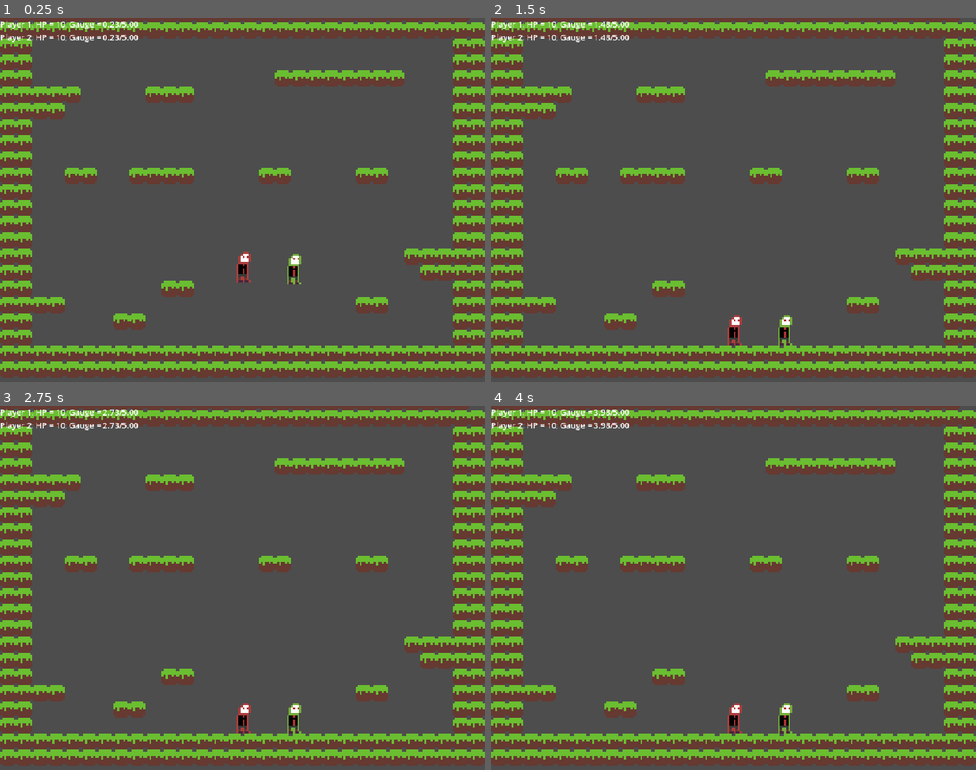
Above: before the commit, frames 1-4 (two rows, left to right).
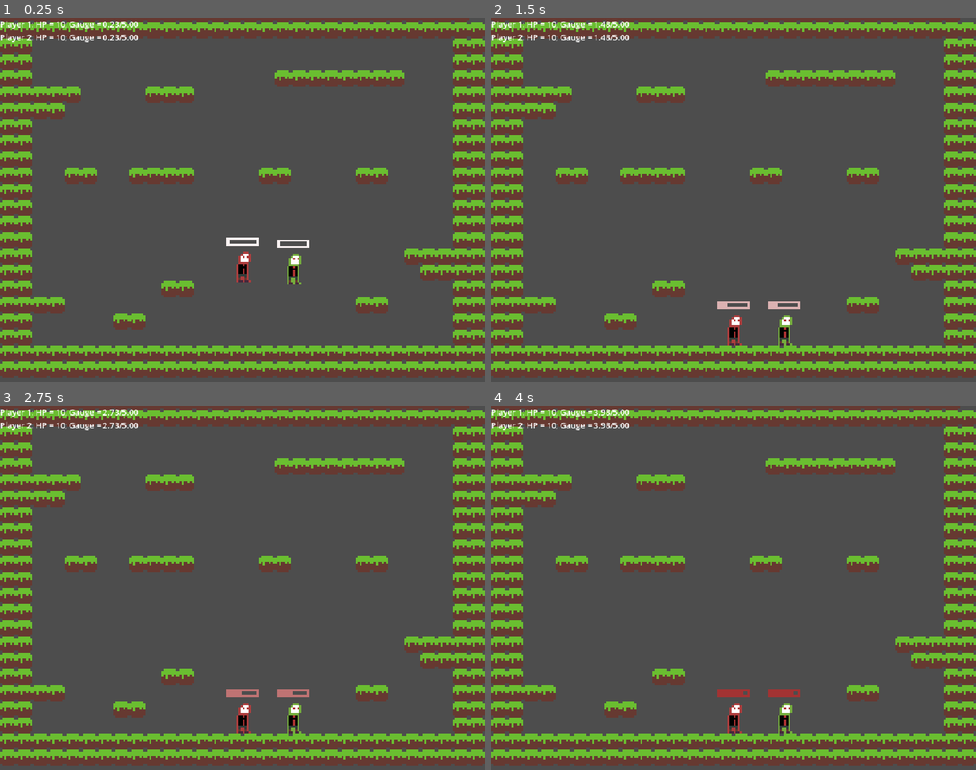
Above: after the commit, the same moments.

Repository: grandeisa/livre-2026
Game: Godot game, scene res://scenes/test_level.tscn
The game is run twice, just before and just after one commit, with the same random seed, the same clock (stepped at 60 frames per second) and the same inputs.
Inputs:
- Up to frame 1 (0.25 s): no input
- Up to frame 2 (1.5 s): no input
- Up to frame 3 (2.75 s): no input
- Up to frame 4 (4 s): no input

The runs differ from the first frame. In frame 1, 0.2% of the frame differs, in the area x 46-64%, y 60-64%; in frame 2, 0.2%; in frame 3, 0.2%; in frame 4, 0.3%, in the area x 46-64%, y 77-80%.

Commit message:
Add gauge bar

Diff:
--- a/src/scenes/player.tscn
+++ b/src/scenes/player.tscn
@@ -9,6 +9,8 @@
 [ext_resource type="Script" uid="uid://c0hquewilxg6q" path="res://scripts/player-states/knockback.gd" id="6_smehm"]
 [ext_resource type="Texture2D" uid="uid://dfryj6u241ovf" path="res://sprites/placeholder-heal.png" id="7_fjrip"]
 [ext_resource type="Script" uid="uid://bg7n3jrbe0ptb" path="res://scripts/player_heal.gd" id="7_smehm"]
+[ext_resource type="Texture2D" uid="uid://cwrfepatlo2v2" path="res://sprites/placeholder-bar.png" id="10_d2wvv"]
+[ext_resource type="Texture2D" uid="uid://c6mo07swkcbmg" path="res://sprites/placeholder-bar-content.png" id="11_3v2ag"]
 
 [sub_resource type="CapsuleShape2D" id="CapsuleShape2D_7r5hg"]
 radius = 2.0
@@ -22,11 +24,12 @@
 [sub_resource type="RectangleShape2D" id="RectangleShape2D_7r5hg"]
 size = Vector2(32, 12)
 
-[node name="Player" type="CharacterBody2D" unique_id=1457206436 node_paths=PackedStringArray("heal_hitbox", "foot", "aim_origin")]
+[node name="Player" type="CharacterBody2D" unique_id=1457206436 node_paths=PackedStringArray("heal_hitbox", "foot", "aim_origin", "atk_gauge_bar")]
 script = ExtResource("1_tuyoq")
 heal_hitbox = NodePath("AimOrigin/Heal-Hitbox")
 foot = NodePath("Foot")
 aim_origin = NodePath("AimOrigin")
+atk_gauge_bar = NodePath("Control/TextureProgressBar")
 
 [node name="CollisionShape2D" type="CollisionShape2D" parent="." unique_id=1874220503]
 position = Vector2(0, 1)
@@ -72,4 +75,31 @@
 [node name="Foot" type="Node2D" parent="." unique_id=861480168]
 position = Vector2(0, 8)
 
+[node name="Control" type="Control" parent="." unique_id=16044297]
+layout_mode = 3
+anchors_preset = 8
+anchor_left = 0.5
+anchor_top = 0.5
+anchor_right = 0.5
+anchor_bottom = 0.5
+offset_left = -20.0
+offset_top = -20.0
+offset_right = 20.0
+offset_bottom = 20.0
+grow_horizontal = 2
+grow_vertical = 2
+
+[node name="TextureProgressBar" type="TextureProgressBar" parent="Control" unique_id=1693103243]
+layout_mode = 1
+anchors_preset = 5
+anchor_left = 0.5
+anchor_right = 0.5
+offset_left = -8.0
+offset_right = 8.0
+offset_bottom = 16.0
+grow_horizontal = 2
+value = 30.0
+texture_under = ExtResource("10_d2wvv")
+texture_progress = ExtResource("11_3v2ag")
+
 [connection signal="body_entered" from="AimOrigin/Heal-Hitbox" to="AimOrigin/Heal-Hitbox" method="_on_body_entered"]
--- a/src/scripts/player-states/jump.gd
+++ b/src/scripts/player-states/jump.gd
@@ -34,7 +34,7 @@
 
 	player.handle_horizontal_movement(delta)
 
-	if player.is_on_floor():
+	if player.is_on_floor() or player.velocity.y >= 0.0:
 		start_transition("move")
 
 func _on_knockback(_a,_b) -> void:
--- a/src/scripts/player.gd
+++ b/src/scripts/player.gd
@@ -20,6 +20,7 @@
 @export var heal_hitbox: Area2D
 @export var foot: Node2D
 @export var aim_origin: Node2D
+@export var atk_gauge_bar: TextureProgressBar
 #endregion
 
 #region input
@@ -46,20 +47,25 @@
 signal got_knockback(direction: Vector2, force: float)
 
 func _ready() -> void:
-
 	var color: Color = _generate_color(sprite.material.get_shader_parameter("outline_color"))
 
 	sprite.material.set_shader_parameter("outline_color", color)
-	print(id)
+	atk_gauge_bar.max_value = MAX_TIME_WITHOUT_ATK*2
+	atk_gauge_bar.value = 0.0
 
 func _generate_color(color: Color) -> Color:
-
 	color.h = float(id)/4.0
 	return color
 
 func _process(delta: float) -> void:
 	input_direction = MultiInput.get_vector("p_left","p_right", "p_up", "p_down", device)
 	time_without_atk += delta
+	_set_gauge_color()
+	atk_gauge_bar.value = time_without_atk*2
+
+func _set_gauge_color() -> void:
+	var color: Color = lerp(Color.WHITE, Color.DARK_RED, (2*time_without_atk) / (MAX_TIME_WITHOUT_ATK*2))
+	atk_gauge_bar.modulate = color
 
 func _physics_process(delta: float) -> void:
 	if input_direction.x:
Binary file added: src/sprites/placeholder-bar-content.png
Not shown, added: src/sprites/placeholder-bar-content.png.import
Binary file added: src/sprites/placeholder-bar.png
Not shown, added: src/sprites/placeholder-bar.png.import
Not shown, changed: tasks.md
